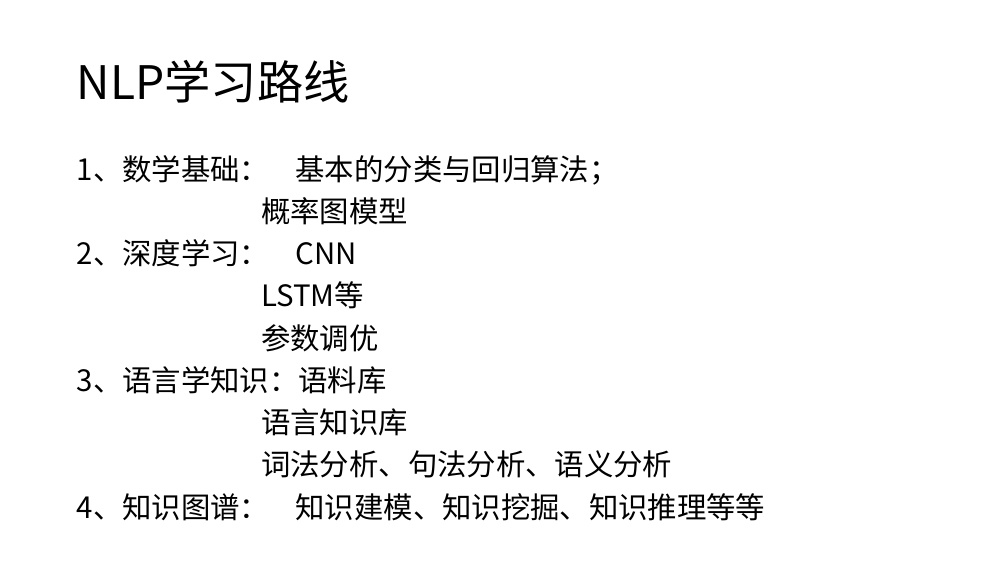
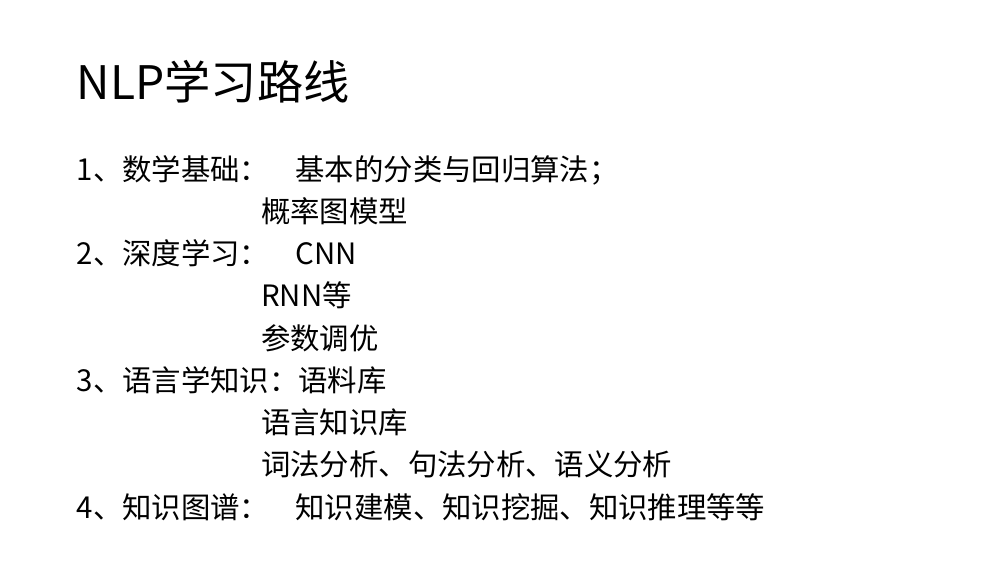
Before and after one commit to charlesXu86/Chatbot_CN, a slide deck: slide 5 of Chatbot_Doc/课程/自然语言处理-1.pptx. Drawn at 1008x567 pixels with LibreOffice and Linux fonts; fonts in the diff are those of the drawing. Boxes give left, top, right and bottom in pixels: in the first picture for what was removed or moved away, otherwise in the second. Text is boxed around its words. In the diff, an @@ line names an element or a change of style, - is before the commit and + after.

Commit message:
ppt-1

```diff
--- a/Chatbot_Doc/课程/自然语言处理-1.pptx
+++ b/Chatbot_Doc/课程/自然语言处理-1.pptx
@@ text at [261, 281, 351, 309]: text changed @@
-LSTM等
+RNN等
```
